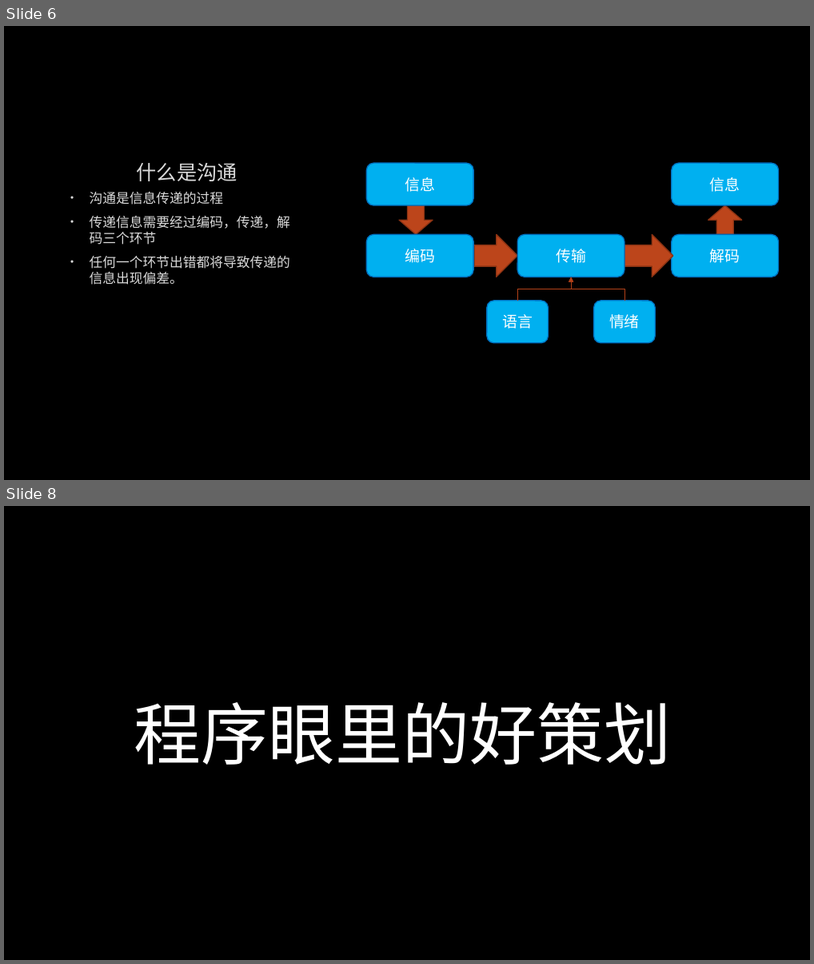
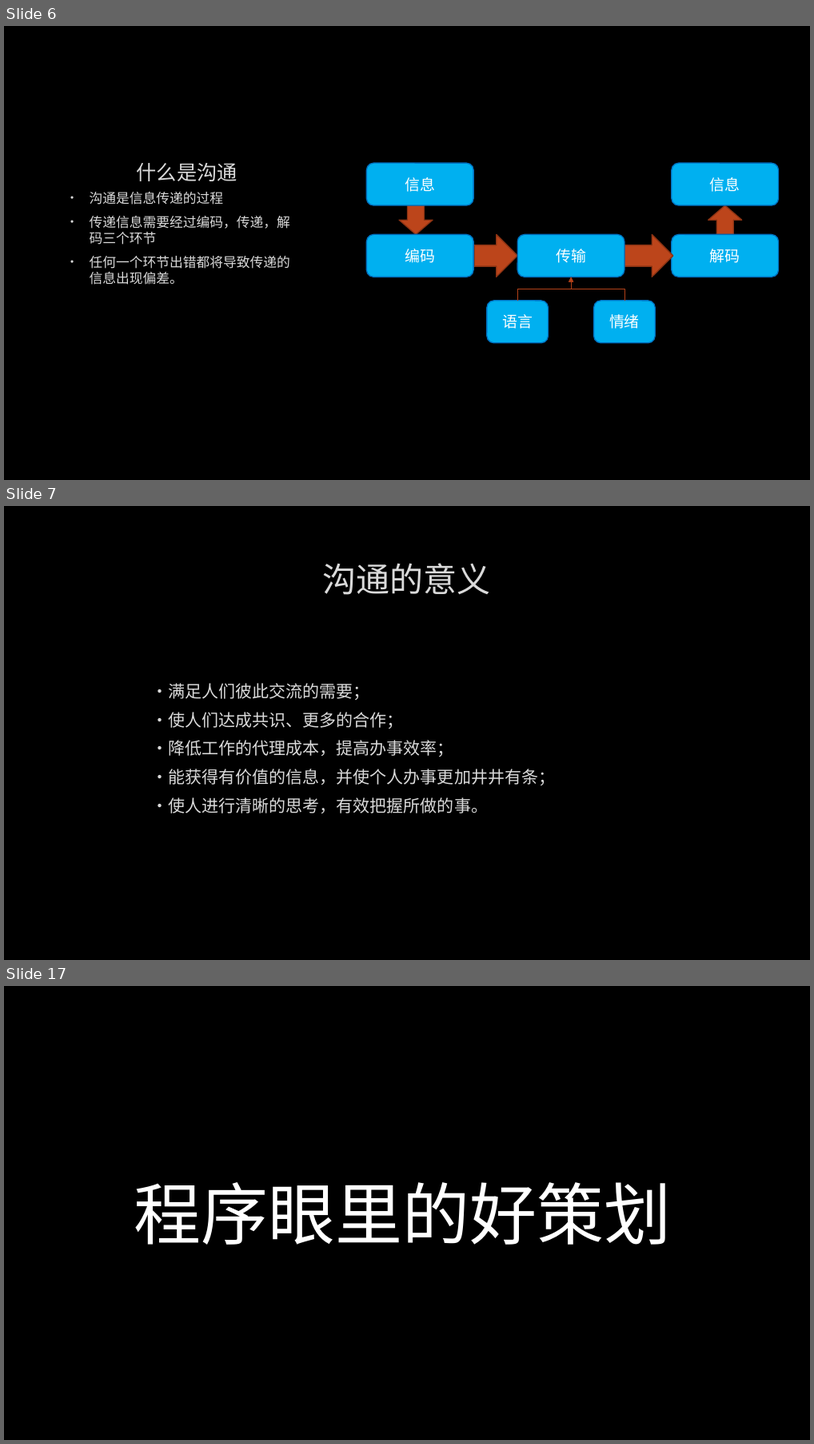
Before and after one commit to albertclass/Lessons, a slide deck: communication/策划与程序沟通技巧.pptx. Shown one above the other, each under a label of ours: slides 6 and 8 before the commit, slides 6, 7 and 17 after it; the slides between them are not shown. The pictures are 814x964 and 814x1444 pixels, drawn with LibreOffice and Linux fonts; fonts in the diff are those of the drawing; background and template pictures are left out. Boxes give left, top, right and bottom in pixels: in the first picture for what was removed or moved away, otherwise in the second. Text is boxed around its words. In the diff, an @@ line names an element or a change of style, - is before the commit and + after.

```diff
--- a/communication/策划与程序沟通技巧.pptx
+++ b/communication/策划与程序沟通技巧.pptx
@@ slide 7 added at (4,506,810,960), background picture (left out) @@
@@ title added at (323,563,491,595), 40 pt, text #DADADA @@
+沟通的意义
@@ text added at (151,683,555,813), 20 pt, text #DADADA @@
+•满足人们彼此交流的需要；
+•使人们达成共识、更多的合作；
+•降低工作的代理成本，提高办事效率；
+•能获得有价值的信息，并使个人办事更加井井有条；
+•使人进行清晰的思考，有效把握所做的事。
@@ what was slide 8 is now slide 17 @@
```
Also in this commit, not shown: 1 slide changed, 8 other slides added, 2 other files.
